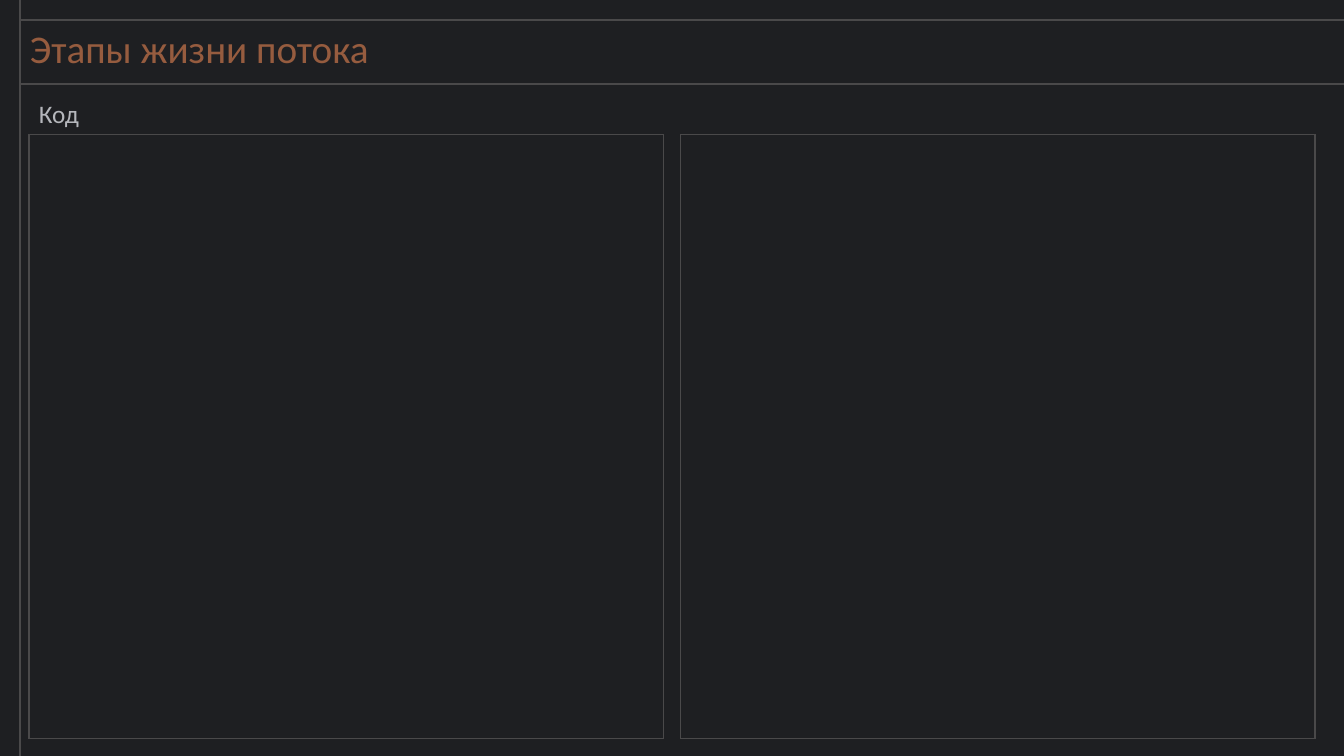
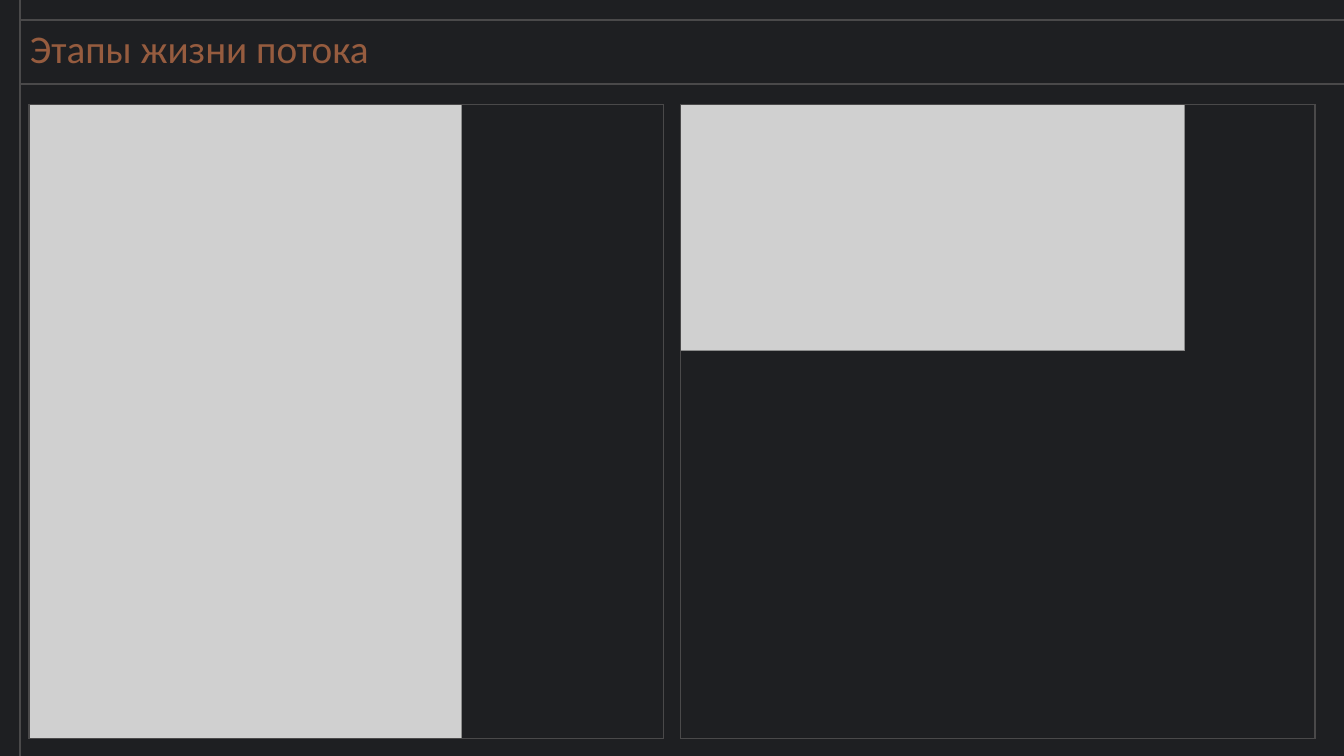
Before and after one commit to niknikitin89/JavaLessonsThreads, a slide deck: slide 16 of Threads/JAVA. Потоки.pptx (slide 15 before the commit). Drawn at 1344x756 pixels with LibreOffice and Linux fonts; fonts in the diff are those of the drawing; grey boxes stand for pictures. Boxes give left, top, right and bottom in pixels: in the first picture for what was removed or moved away, otherwise in the second. Text is boxed around its words. In the diff, an @@ line names an element or a change of style, - is before the commit and + after.

```diff
--- a/Threads/JAVA. Потоки.pptx
+++ b/Threads/JAVA. Потоки.pptx
@@ rectangle: place and size @@
-rectangle at (29,134,664,738)
+rectangle at (29,104,664,738)
@@ picture added at (29,104,462,738) @@
@@ text removed at (39,107,79,127) @@
-Код
@@ rectangle: place and size @@
-rectangle at (681,134,1316,738)
+rectangle at (681,104,1316,738)
@@ picture added at (681,104,1185,351) @@
```
Also in this commit, not shown: 1 other slide changed, 4 slides added, 2 slides removed.
